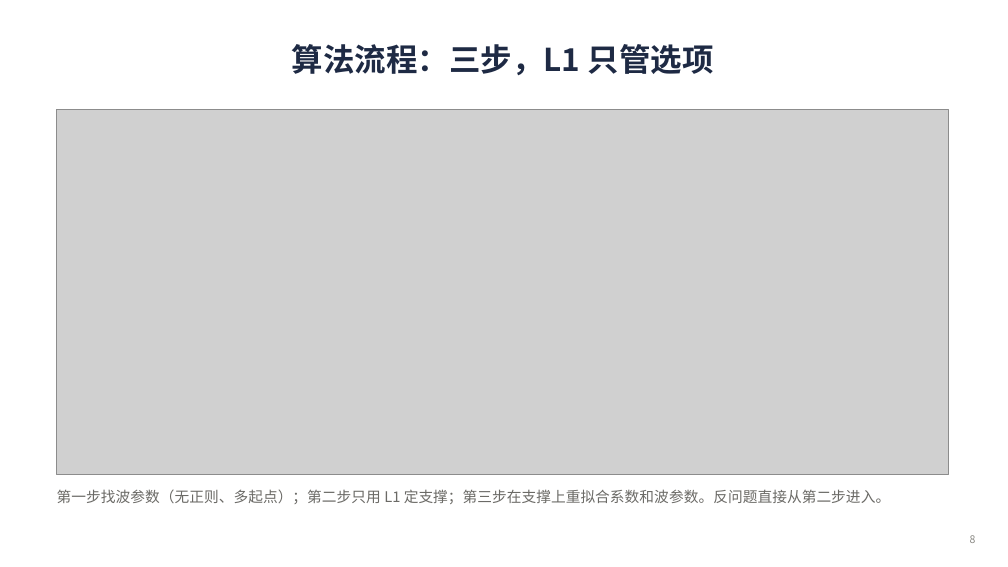
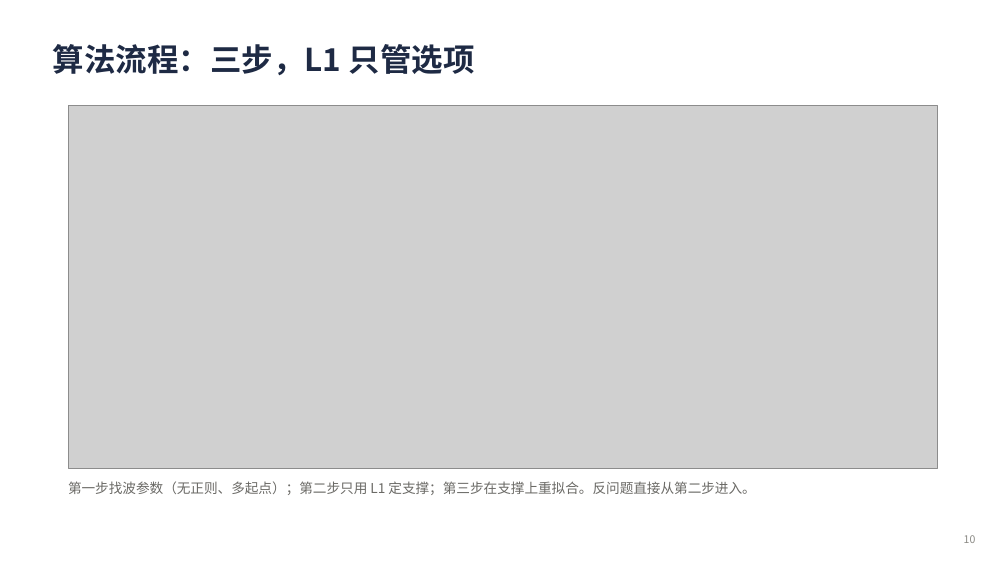
Before and after one commit to changsongjin/pde-l1-analytic, a slide deck: slide 10 of slides/PDE_L1_进展汇报.pptx (slide 8 before the commit). Drawn at 1008x567 pixels with LibreOffice and Linux fonts; fonts in the diff are those of the drawing; grey boxes stand for pictures. Boxes give left, top, right and bottom in pixels: in the first picture for what was removed or moved away, otherwise in the second. Text is boxed around its words. In the diff, an @@ line names an element or a change of style, - is before the commit and + after.

```diff
--- a/slides/PDE_L1_进展汇报.pptx
+++ b/slides/PDE_L1_进展汇报.pptx
@@ title "算法流程：三步，L1 只管选项" at <box>53,44,475,75</box>: alignment centre to left @@
@@ picture: place and size @@
-picture at <box>57,110,949,474</box>
+picture at <box>68,106,938,468</box>
@@ text at <box>68,481,755,495</box>: text changed; size 14 to 13 pt @@
-第一步找波参数（无正则、多起点）；第二步只用 L1 定支撑；第三步在支撑上重拟合系数和波参数。反问题直接从第二步进入。
+第一步找波参数（无正则、多起点）；第二步只用 L1 定支撑；第三步在支撑上重拟合。反问题直接从第二步进入。
@@ page number at <box>964,535,976,543</box>: text changed @@
-8
+10
```
Also in this commit, not shown: 12 other slides changed, 3 slides added, 9 other files.
